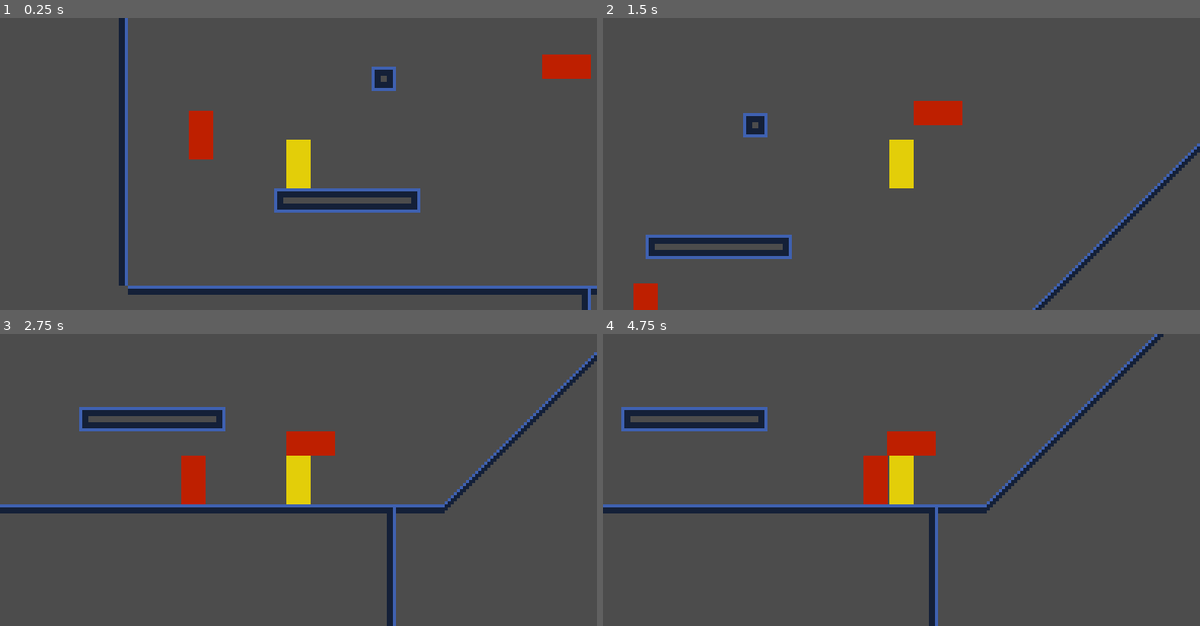
Above: before the commit, frames 1-4 (two rows, left to right).
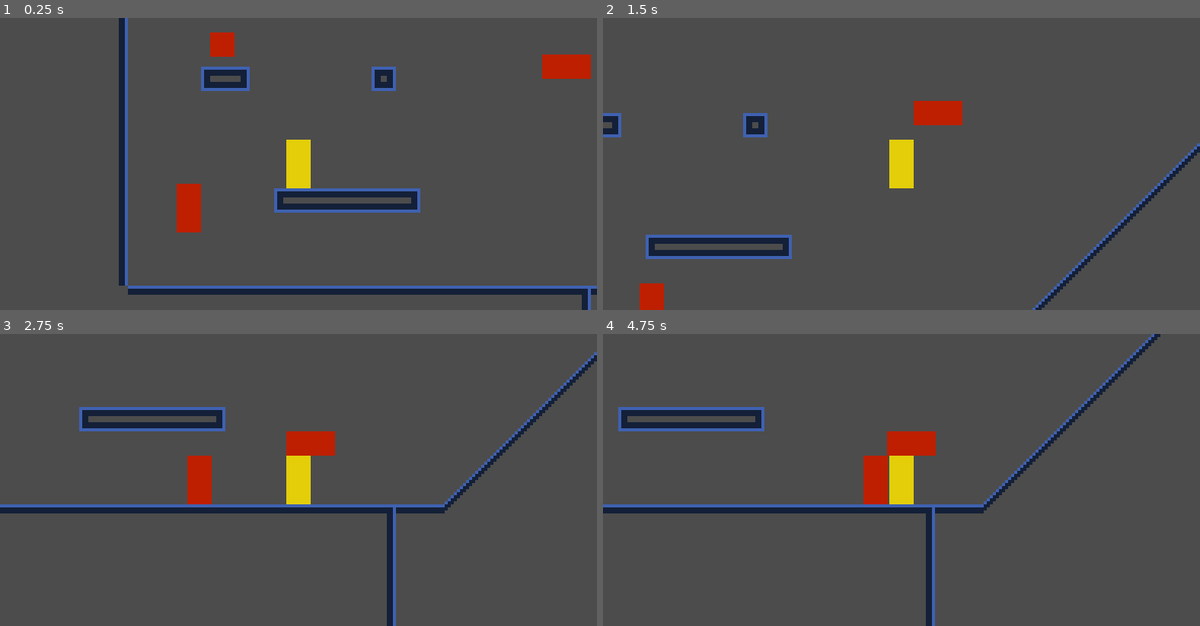
Above: after the commit, the same moments.

Repository: ChaosWitchNikol/this-unnamed-sci-fi-metroidvania
Game: Godot game, scene res://Main.tscn
Two runs of this game, one before a commit and one after it. Both use one fixed random seed, a clock stepped at 60 frames per second and the inputs below.
Inputs:
- Up to frame 1 (0.25 s): no input
- Up to frame 2 (1.5 s): hold Right (ui_right) from 0.53 s (still down); tap Space (ui_select) at 0.77 s
- Up to frame 3 (2.75 s): tap Space (ui_select) at 1.52 s; release Right (ui_right) at 2.03 s; hold Left (ui_left) from 2.03 s (still down)
- Up to frame 4 (4.75 s): release Left (ui_left) at 2.78 s; hold Right (ui_right) 2.78-4.28 s; tap Space (ui_select) at 3.02, 3.77, 4.52 s; hold Left (ui_left) from 4.28 s (still down)

The runs differ from the first frame. In frame 1, 2.3% of the frame differs, in the area x 29-42%, y 4-74%; in frame 2, 0.4%; in frame 3, 0.3%; in frame 4, 1.7%.

Commit message:
somewhat working crawler enemy if the facing is left it does not work

Diff:
--- a/src/Main.tscn
+++ b/src/Main.tscn
@@ -6,6 +6,7 @@
 [ext_resource path="res://assests/tilesets/base.tileset.tres" type="TileSet" id=4]
 [ext_resource path="res://scenes/EnemyWalking.tscn" type="PackedScene" id=5]
 [ext_resource path="res://scenes/EnemyFlying.tscn" type="PackedScene" id=6]
+[ext_resource path="res://scenes/EnemyCrawling.tscn" type="PackedScene" id=7]
 
 [node name="Main" type="Node2D"]
 
@@ -52,12 +53,17 @@
 cell_size = Vector2( 8, 8 )
 cell_quadrant_size = 2
 format = 1
-tile_data = PoolIntArray( -327608, 5, 0, -327607, 5, 0, -327 …(1436 unchanged characters)… , 0, 1114190, 3, 0, 1179660, 7, 0, 1179671, 22, 0, 1179726, 3, 0, 1245196, 7, 0, …(2010 unchanged characters)…
+tile_data = PoolIntArray( -327608, 5, 0, -327607, 5, 0, -327 …(1436 unchanged characters)… , 0, 1114190, 3, 0, 1179660, 7, 0, 1179664, 23, 0, 1179665, 21, 0, 1179671, 22, 0, 1179726, 3, 0, 1245196, 7, 0, …(2010 unchanged characters)…
 
 [node name="enemies" type="Node" parent="."]
 
 [node name="EnemyWalking" parent="enemies" instance=ExtResource( 5 )]
-position = Vector2( 128, 160 )
+position = Vector2( 124, 184 )
 
 [node name="EnemyFlying" parent="enemies" instance=ExtResource( 6 )]
 position = Vector2( 248, 144 )
+
+[node name="EnemyCrawling" parent="enemies" instance=ExtResource( 7 )]
+position = Vector2( 136, 136 )
+MOVEMENT_SPEED = 4
+facing = -1
--- a/src/assests/collisions/bodies/EnemyCrawling.body.tres
+++ b/src/assests/collisions/bodies/EnemyCrawling.body.tres
@@ -1,4 +1,4 @@
-[gd_resource type="CircleShape2D" format=2]
+[gd_resource type="RectangleShape2D" format=2]
 
 [resource]
-radius = 4.5
+extents = Vector2( 8, 8 )
--- a/src/project.godot
+++ b/src/project.godot
@@ -107,8 +107,8 @@
 window/size/width=196
 window/size/height=96
 window/size/resizable=false
-window/size/test_width=784
-window/size/test_height=384
+window/size/test_width=1568
+window/size/test_height=768
 window/stretch/mode="2d"
 
 [rendering]
--- a/src/scenes/EnemyCrawling.tscn
+++ b/src/scenes/EnemyCrawling.tscn
@@ -3,34 +3,39 @@
 [ext_resource path="res://scenes/Enemy.tscn" type="PackedScene" id=1]
 [ext_resource path="res://scripts/EnemyCrawling.gd" type="Script" id=2]
 [ext_resource path="res://assests/images/enemy-small.png" type="Texture" id=3]
-[ext_resource path="res://assests/collisions/bodies/EnemyCrawling.body.tres" type="Shape2D" id=4]
-[ext_resource path="res://assests/collisions/views/EnemyCrawling.view.tres" type="Shape2D" id=5]
+[ext_resource path="res://assests/collisions/views/EnemyCrawling.view.tres" type="Shape2D" id=4]
 
-[node name="EnemyCrawling" instance=ExtResource( 1 )]
+[sub_resource type="RectangleShape2D" id=1]
+extents = Vector2( 4, 4 )
+
+[node name="EnemyCrawling" index="0" instance=ExtResource( 1 )]
 script = ExtResource( 2 )
-passive = false
-view_distance = 8.0
-view_angle = 120.0
-attack_range = 1.0
-attack_delay = 0.01
-apply_gravity = true
-gravity_vector = Vector2( 0, 1 )
-GRAVITY = 9.8
-MASS = 20.0
-MOVEMENT_SPEED = 30
-facing = 1
 
 [node name="Sprite" parent="." index="0"]
 texture = ExtResource( 3 )
 
 [node name="Body" parent="." index="1"]
+shape = SubResource( 1 )
+
+[node name="ViewArea" parent="." index="3"]
+visible = false
+
+[node name="ViewAreaShape" parent="ViewArea" index="0"]
 shape = ExtResource( 4 )
 
-[node name="ViewAreaShape" parent="ViewArea" index="0"]
-shape = ExtResource( 5 )
+[node name="GroundRayFront" type="RayCast2D" parent="." index="5"]
+enabled = true
+cast_to = Vector2( 8, 8 )
 
-[node name="Snout" type="RayCast2D" parent="." index="5"]
-position = Vector2( -2, 0 )
+[node name="GroundRayMid" type="RayCast2D" parent="." index="6"]
 enabled = true
-cast_to = Vector2( 0, 6 )
-collide_with_areas = true
+cast_to = Vector2( 0, 8 )
+
+[node name="GroundRayBack" type="RayCast2D" parent="." index="7"]
+position = Vector2( -4, 0 )
+enabled = true
+cast_to = Vector2( 0, 8 )
+
+[node name="RotationWaitTimer" type="Timer" parent="." index="8"]
+wait_time = 0.5
+one_shot = true
--- a/src/scenes/EnemyFlying.tscn
+++ b/src/scenes/EnemyFlying.tscn
@@ -6,7 +6,7 @@
 [ext_resource path="res://assests/collisions/bodies/EnemyFlying.body.tres" type="Shape2D" id=4]
 [ext_resource path="res://assests/collisions/views/EnemyFlying.view.tres" type="Shape2D" id=5]
 
-[node name="EnemyFlying" index="0" instance=ExtResource( 1 )]
+[node name="EnemyFlying" instance=ExtResource( 1 )]
 script = ExtResource( 2 )
 view_distance = 64.0
 
@@ -17,5 +17,8 @@
 rotation = 1.5708
 shape = ExtResource( 4 )
 
+[node name="ViewArea" parent="." index="3"]
+editor/display_folded = true
+
 [node name="ViewAreaShape" parent="ViewArea" index="0"]
 shape = ExtResource( 5 )
--- a/src/scripts/EnemyCrawling.gd
+++ b/src/scripts/EnemyCrawling.gd
@@ -1,63 +1,78 @@
 extends Enemy
 class_name EnemyCrawling
 
-enum SnoutDirs { DOWN = 0, LEFT = 1, UP = 2, RIGHT = 3 }
-# Down, Left, Up, Right
-const GravityVectors : Array = [Vector2.DOWN, Vector2.LEFT, Vector2.UP, Vector2.RIGHT]
-
-onready var Snout : RayCast2D = get_node("Snout")
-
-################################
-#	Life variables
-export(float, 4, 32) var snout_length : float = 4 setget set_snout_length
+onready var GroundRayFront : RayCast2D = get_node("GroundRayFront")
+onready var GroundRayMid : RayCast2D = get_node("GroundRayMid")
+onready var GroundRayBack : RayCast2D = get_node("GroundRayBack")
+onready var RotationWaitTimer : Timer = get_node("RotationWaitTimer")
 
 ################################
 #	Other variables
-var crawl_vector : Vector2 = Vector2()
-var snout_direction : int = SnoutDirs.DOWN
-var motion : Vector2 = Vector2()
 
-var touched_ground : bool = false
+var do_process_movement : bool = true
+var forward_direction_vector : Vector2 = Vector2(1, 0);
 
 func _ready() -> void:
-#	_set_snout_facing(facing)
-	calc_crawl_vector()
+	forward_direction_vector.x *= facing
+	GroundRayBack.position.x = -abs(GroundRayBack.position.x) * facing
+	GroundRayFront.cast_to.x = abs(GroundRayFront.cast_to.x) * facing
+	RotationWaitTimer.connect("timeout", self, "_on_RotationWaitTimer_timeout")
 
-func _physics_process(delta: float) -> void:
-	if !touched_ground:
-		if Snout.is_colliding():
-			touched_ground = true
 
 ################################
 #	Custom functions
 #	processors
 ##	@Override
 func process_movement(delta : float) -> void:
-	process_rotation()
-	motion = Vector2()
-	motion = crawl_vector * MOVEMENT_SPEED
-	if crawl_vector.x != 0:
-		linear_velocity.x = motion.x
-	if crawl_vector.y != 0:
-		linear_velocity.y = motion.y
-	pass
+	if apply_gravity and is_on_floor():
+		apply_gravity = false
 
-func process_rotation() -> void:
-	if touched_ground and !Snout.is_colliding():
-		snout_direction += facing
-		if snout_direction < SnoutDirs.DOWN:
-			snout_direction = SnoutDirs.RIGHT
-		if snout_direction > SnoutDirs.RIGHT:
-			snout_direction = SnoutDirs.DOWN
-		self.gravity_vector = GravityVectors[snout_direction]
-	pass
+	if do_process_movement:
+		if !is_colliding() and !is_on_floor():
+			# completly stop movement
+			linear_velocity = Vector2()
+			next_rotation()
+			RotationWaitTimer.start()
+			do_process_movement = false
+			return
+
+		linear_velocity = forward_direction_vector * MOVEMENT_SPEED
+
 
 #	calculators
-func calc_crawl_vector() -> void:
-	crawl_vector = gravity_vector.rotated(-facing * deg2rad(90))
-	print(crawl_vector)
 
 #	other custom functions
+func is_colliding() -> bool:
+	return GroundRayBack.is_colliding() or GroundRayMid.is_colliding() or GroundRayFront.is_colliding()
+
+
+func next_rotation() -> void:
+	var add_degrees: float = 90.0
+	if is_on_wall():
+		add_degrees *= -1
+	rotation_degrees = round(rotation_degrees + add_degrees * facing)
+
+	if rotation_degrees < 0:
+		rotation_degrees += 360
+
+
+	print(rotation_degrees)
+
+	# rodation degrees to rotation in radians
+	var rotation_radians : float = deg2rad(rotation_degrees * facing)
+	# calculate forward direction
+	forward_direction_vector = Vector2(cos(rotation_radians), sin(rotation_radians))
+	print(forward_direction_vector)
+	if round(abs(forward_direction_vector.x)) == 0:
+		forward_direction_vector.x = 0
+	if round(abs(forward_direction_vector.y)) == 0:
+		forward_direction_vector.y = 0
+	# rotation degrees to rotation in radians offest by -90 degrees
+	# to calculate down
+	var rotation_radians_offset : float = deg2rad(rotation_radians - 90.0 )
+	self.gravity_vector = Vector2(cos(rotation_radians_offset), sin(rotation_radians_offset))
+
+
 
 
 ################################
@@ -66,23 +81,8 @@
 
 ################################
 #	Setters
-##	@Override
-func set_facing(value : int = FacingDirs.RIGHT) -> void:
-	.set_facing(value)
-	if Snout:
-		_set_snout_facing(value)
-	calc_crawl_vector()
 
-##	@Override
-func set_gravity_vector(value : Vector2 = Vector2(0, 1)) -> void:
-	.set_gravity_vector(value)
-	calc_crawl_vector()
-
-func set_snout_length(value : float = 4) -> void:
-	snout_length = value
-	Snout.cast_to = gravity_vector * snout_length
-
-#	Private setters
-func _set_snout_facing(facing : int = FacingDirs.RIGTH) -> void:
-	#	this will always flip the snout facing without being child of $Sprite
-	Snout.position.x = abs(Snout.position.x) * facing
+################################
+#	Signals
+func _on_RotationWaitTimer_timeout() -> void:
+	do_process_movement = true
Not shown: 1 places in src/Main.tscn that only renumber resources
